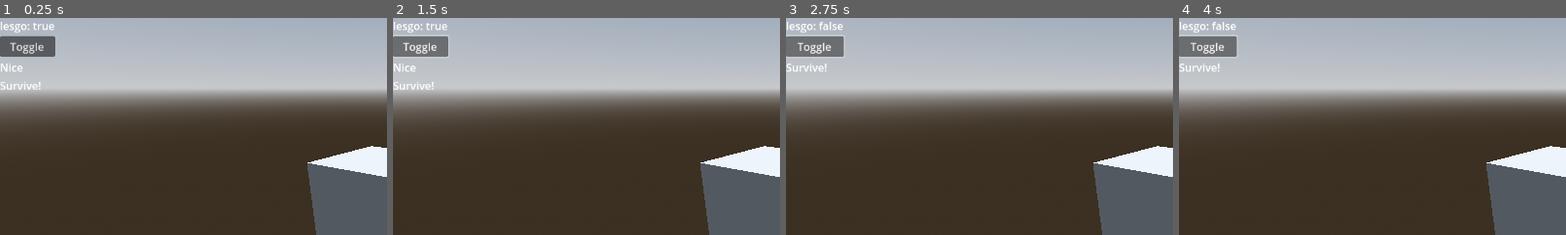
Above: before the commit, frames 1-4 (left to right).
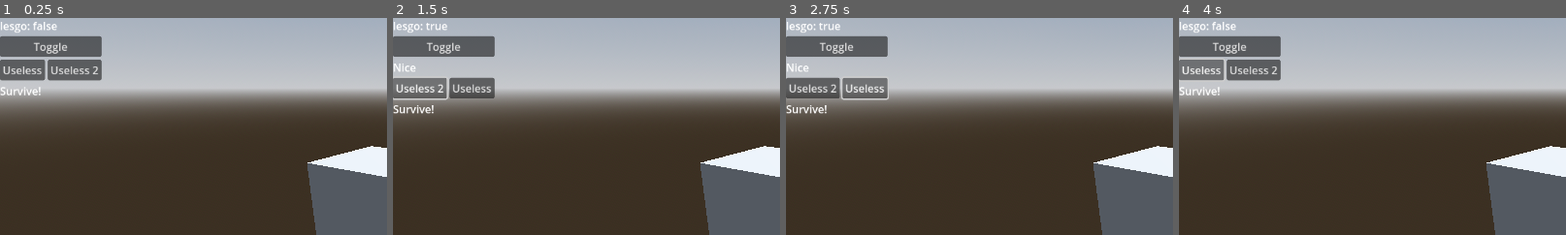
Above: after the commit, the same moments.

Repository: VojtaStruhar/godot-gdgui
Game: Godot game, scene res://test_world.tscn
Same seed, same stepped clock (60 frames per second), same inputs: the game is played once before the commit and once after it. The project has no main scene, so this scene is started directly.
Inputs:
- Up to frame 1 (0.25 s): no input
- Up to frame 2 (1.5 s): click "Toggle" at 0.5 s; click "Toggle" (after the commit: "Useless 2") at 1.25 s
- Up to frame 3 (2.75 s): click "Toggle" (after the commit: "Useless") at 2 s
- Up to frame 4 (4 s): click "Toggle" at 2.75 s; click "Toggle" (after the commit: "Useless") at 3.5 s
The pictures show only the part of the screen within x 0-50%, y 0-50%; the shares and areas given below are measured in that part.

The runs differ from the first frame. In frame 1, 4.1% of the frame differs, in the area x 0-27%, y 1-36%; in frame 2, 4.1%; in frame 3, 4.4%, in the area x 0-27%, y 1-45%; in frame 4, 3.9%.

Commit message:
Horizontal layout added

Diff:
--- a/GDGui/gdgui.gd
+++ b/GDGui/gdgui.gd
@@ -10,17 +10,119 @@
 
 var _layout_stack = []
 
-func _process(delta: float) -> void:
+func _process(_delta: float) -> void:
 	# reset button presses cache
 	for key in __button_presses:
 		__button_presses[key] = false
 
 	if _get_current_element() != null:
-		cleanup()
+		_cleanup()
 
 	_call_count_stack = [0]
 
-func cleanup() -> void:
+
+func _ready() -> void:
+	add_child(main)
+
+
+func label(text: String) -> void:
+	var current = _get_current_element()
+	if current is Label:
+		current.text = text
+	else:
+		if current is Node:
+			print(_call_count_stack, " <-> Replacing ", current.name," (", current.get_class(), ") with a label")
+			current.queue_free()
+		else:
+			print(_call_count_stack, " + Creating a label")
+
+		var l = Label.new()
+		l.text = text
+		_add_element(l)
+		dom[_get_call_count()] = l
+
+	_increase_call_count()
+
+
+func button(text: String) -> bool:
+	var current = _get_current_element()
+	var button_id = str(_call_count_stack)
+
+	if current is Button:
+		current.text = text
+	else:
+		if current is Node:
+			print(_call_count_stack, " <-> Replacing ", current.name, " (", current.get_class(), ") with a button")
+			current.queue_free()
+		else:
+			print(_call_count_stack, " + Creating a button")
+
+		var b = Button.new()
+		b.text = text
+		b.pressed.connect(func(): __button_presses[button_id] = true)
+		_add_element(b)
+		dom[_get_call_count()] = b
+
+
+	_increase_call_count()
+	return __button_presses[button_id] if button_id in __button_presses else false
+
+func begin_horizontal() -> void:
+	var current = _get_current_element()
+	if current is HBoxContainer:
+		_layout_stack.push_back(current)
+	else:
+		if current is Node:
+			print(_call_count_stack, " <-> Replacing ", current.name, " (", current.get_class(), ") with a hbox")
+			current.queue_free()
+		else:
+			print(_call_count_stack, " + Creating a hbox")
+
+		var h = HBoxContainer.new()
+		_add_element(h)
+		_layout_stack.push_back(h)
+		dom[_get_call_count()] = h
+
+	_increase_call_count()
+
+func end_horizontal() -> void:
+	var h = _layout_stack.pop_back()
+	if not h is HBoxContainer:
+		printerr("[GDGui] Called end_horizontal, but the topmost layout wasn't a HBoxContainer: ", h, _layout_stack)
+
+
+func _add_element(e: Control) -> void:
+	_get_parent_layout().add_child(e)
+
+
+## Reads the element for this call_count from the dom
+func _get_current_element():
+	var element = dom
+	for cc in _call_count_stack:
+		if cc not in element:
+			return null
+		element = dom[cc]
+	# Dont return freed object, etc
+	if not is_instance_valid(element):
+		return null
+	return element
+
+
+func _increase_call_count() -> void:
+	_call_count_stack[-1] += 1
+
+
+func _get_call_count() -> int:
+	return _call_count_stack[-1]
+
+
+func _get_parent_layout() -> Control:
+	if _layout_stack.size() > 0:
+		return _layout_stack[-1]
+	return main
+
+
+func _cleanup() -> void:
 	while _call_count_stack.size() > 0:
 		var current = _get_current_element()
 
@@ -39,67 +141,3 @@
 			_increase_call_count()
 		else:
 			_call_count_stack.pop_back()
-
-func _ready() -> void:
-	add_child(main)
-
-func label(text: String) -> void:
-	var current = _get_current_element()
-	if current is Label:
-		current.text = text
-	else:
-		print(_call_count_stack, " Creating a label")
-		var l = Label.new()
-		l.text = text
-		_add_element(l)
-		dom[_get_call_count()] = l
-
-	_increase_call_count()
-
-func button(text: String) -> bool:
-	var current = _get_current_element()
-	var button_id = str(_call_count_stack)
-
-	if current is Button:
-		current.text = text
-	else:
-		if current is Node:
-			print(_call_count_stack, " Destroying ", current.name, " and creating a button")
-			current.queue_free()
-		else:
-			print(_call_count_stack, " Creating a button")
-
-		var b = Button.new()
-		b.text = text
-		b.pressed.connect(func(): __button_presses[button_id] = true)
-		_add_element(b)
-		dom[_get_call_count()] = b
-
-
-	_increase_call_count()
-	return __button_presses[button_id] if button_id in __button_presses else false
-
-
-func _add_element(e: Control) -> void:
-	_get_parent_layout().add_child(e)
-
-## Reads the element for this call_count from the dom
-func _get_current_element():
-	var element = dom
-	for cc in _call_count_stack:
-		if cc not in element:
-			return null
-		element = dom[cc]
-
-	return element
-
-func _increase_call_count() -> void:
-	_call_count_stack[-1] += 1
-
-func _get_call_count() -> int:
-	return _call_count_stack[-1]
-
-func _get_parent_layout() -> Control:
-	if _layout_stack.size() > 0:
-		return _layout_stack[-1]
-	return main
--- a/test_world.gd
+++ b/test_world.gd
@@ -2,15 +2,22 @@
 
 @onready var gdgui: GDGui = $CanvasLayer/Control
 
-var lesgo = true
+var lesgo = false
 
-func _process(delta: float) -> void:
+func _process(_delta: float) -> void:
 	gdgui.label("lesgo: " + str(lesgo))
 
 	if gdgui.button("Toggle"):
 		lesgo = not lesgo
 
+
 	if lesgo:
 		gdgui.label("Nice")
 
+	gdgui.begin_horizontal()
+	gdgui.button("Useless")
+	gdgui.button("Useless 2")
+	gdgui.end_horizontal()
+
+
 	gdgui.label("Survive!")
